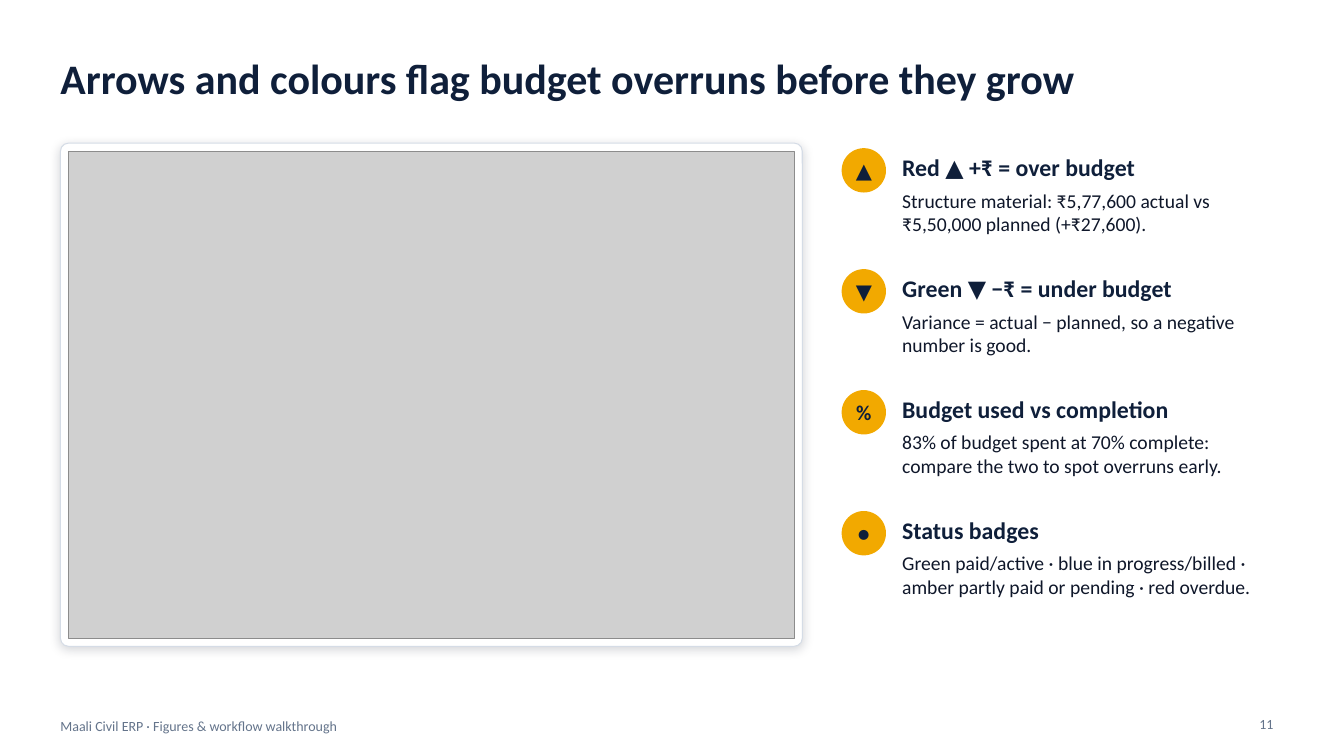
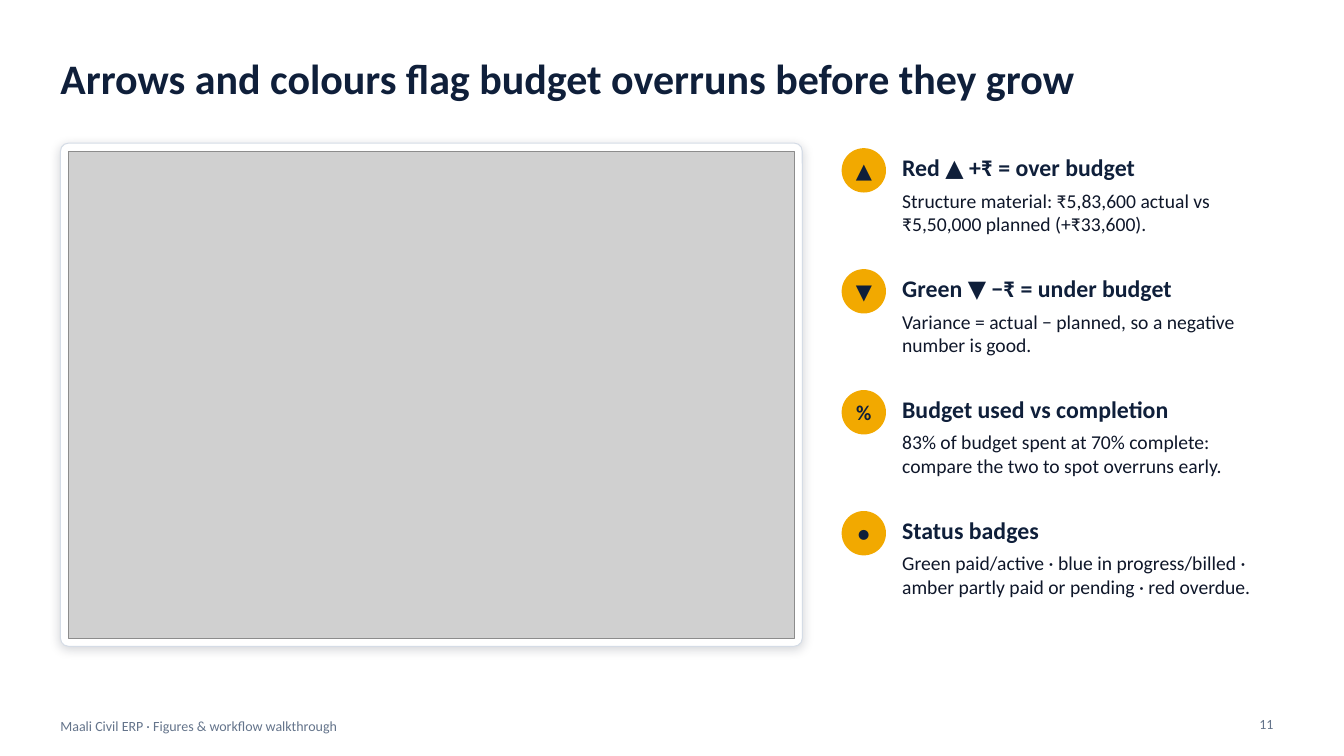
Before and after one commit to adetivedesk/Maali, a slide deck: slide 11 of docs/Maali_ERP_Figures_and_Workflow.pptx. Drawn at 1344x756 pixels with LibreOffice and Linux fonts; fonts in the diff are those of the drawing; grey boxes stand for pictures. Boxes give left, top, right and bottom in pixels: in the first picture for what was removed or moved away, otherwise in the second. Text is boxed around its words. In the diff, an @@ line names an element or a change of style, - is before the commit and + after.

```diff
--- a/docs/Maali_ERP_Figures_and_Workflow.pptx
+++ b/docs/Maali_ERP_Figures_and_Workflow.pptx
@@ text at [902,194,1209,234]: text changed @@
-Structure material: ₹5,77,600 actual vs ₹5,50,000 planned (+₹27,600).
+Structure material: ₹5,83,600 actual vs ₹5,50,000 planned (+₹33,600).
```
Also in this commit, not shown: 7 other slides changed, 13 other files.
